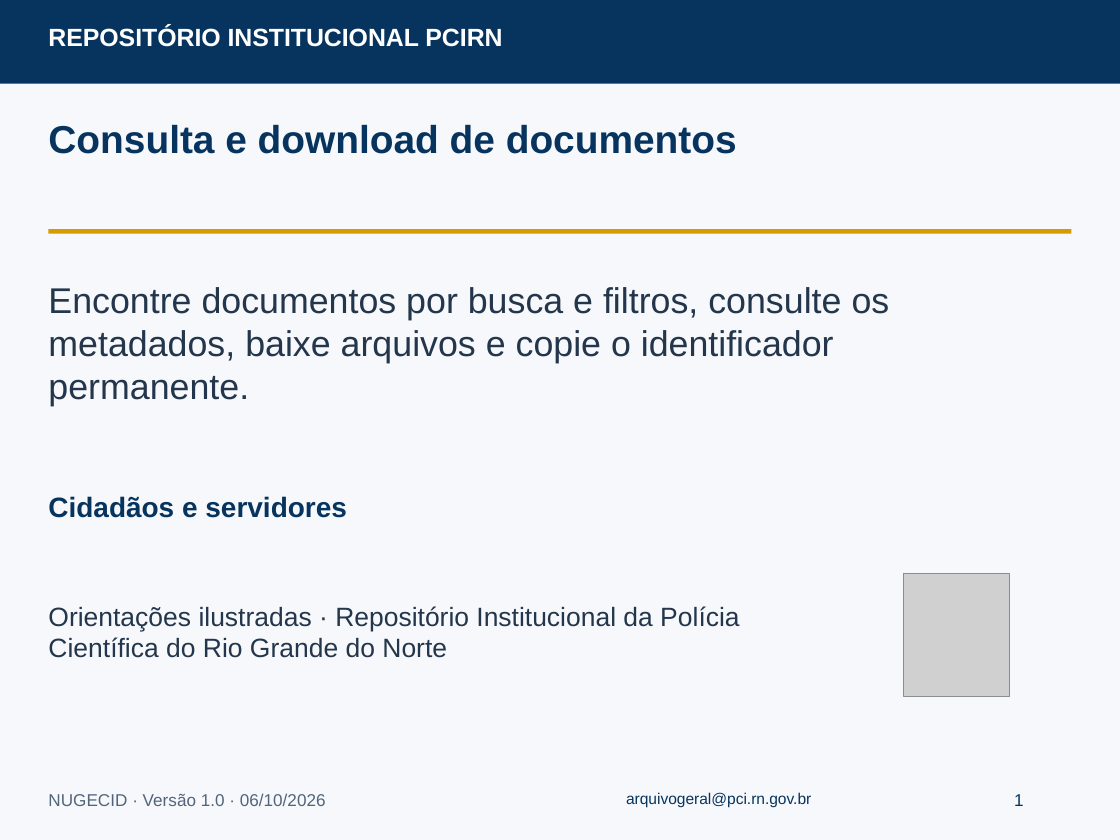
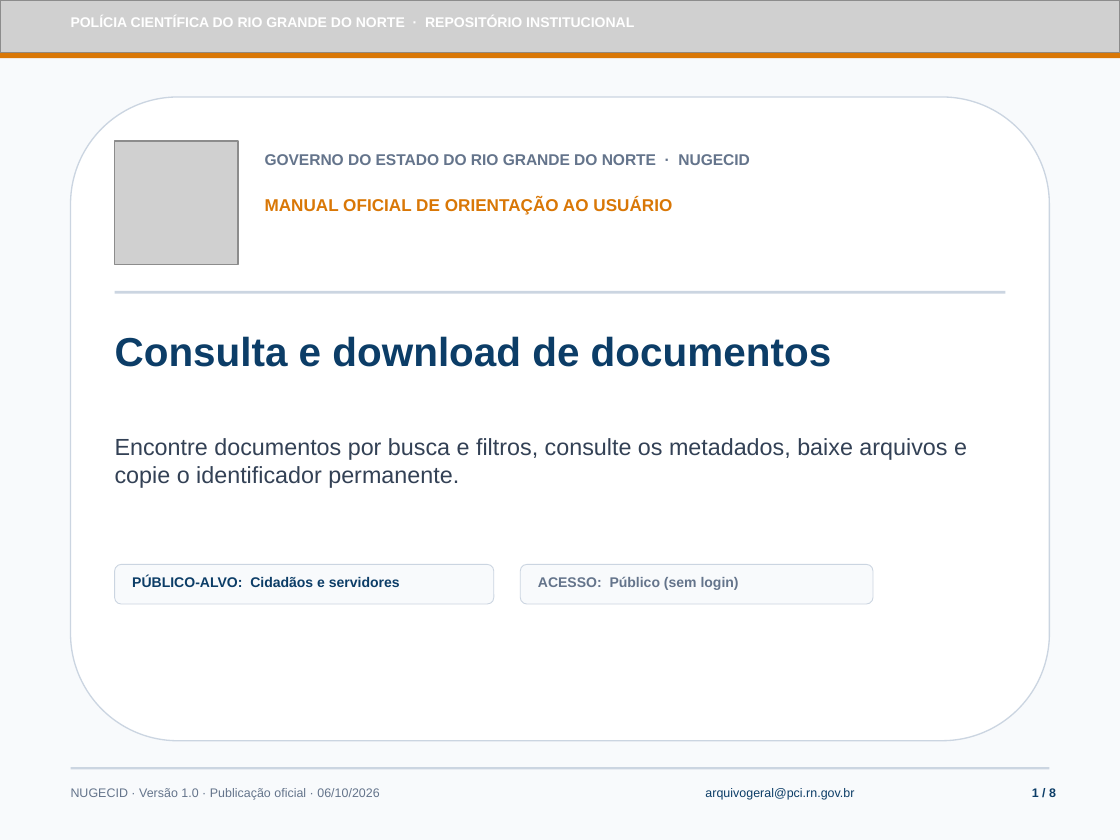
Before and after one commit to kevintestegit/dspace-pcirn, a slide deck: slide 1 of docs/tutoriais/consulta-download.odp. Drawn at 1120x840 pixels with LibreOffice and Linux fonts; fonts in the diff are those of the drawing; grey boxes stand for pictures. Boxes give left, top, right and bottom in pixels: in the first picture for what was removed or moved away, otherwise in the second. Text is boxed around its words. In the diff, an @@ line names an element or a change of style, - is before the commit and + after.

Commit message:
feat(tutoriais): redesign tutorial presentations with official PCIRN visual kit
- Apply official PCIRN visual identity (textured header, coat of arms, gold micro-strip)
- Redesign cover slides, step indicator badges, and 3-stage governance flow
- Replace partial home crop with full homepage capture and search highlight
- Add adaptive viewport framing with operational guidance cards for narrow captures
- Regenerate all 5 tutorial ODP sources and tagged PDF documents
- Bump dspace-angular submodule with updated catalog and exported PDFs

```diff
--- a/docs/tutoriais/consulta-download.odp
+++ b/docs/tutoriais/consulta-download.odp
@@ picture: place and size @@
-picture at (904,573,1009,697)
+picture at (0,0,1120,53)
@@ rectangle at (0,0,1120,840): fill #F6F8FB to #F8FAFC @@
@@ text at (71,18,634,27): text changed; size 16 to 9 pt @@
-REPOSITÓRIO INSTITUCIONAL PCIRN
+POLÍCIA CIENTÍFICA DO RIO GRANDE DO NORTE · REPOSITÓRIO INSTITUCIONAL
@@ rectangle: place and size @@
-rectangle at (0,0,1120,84)
+rectangle at (0,53,1120,58)
@@ rectangle at (0,53,1120,58): fill #07345F to #D97706 @@
@@ rounded rectangle added at (71,97,1049,741), fill #FFFFFF, outline #CBD5E1 0.85 pt @@
@@ picture added at (114,141,237,264) @@
@@ text added at (265,154,750,165), 10 pt, text #64748B, bold @@
+GOVERNO DO ESTADO DO RIO GRANDE DO NORTE · NUGECID
@@ text added at (265,197,672,215), 11 pt, text #D97706, bold @@
+MANUAL OFICIAL DE ORIENTAÇÃO AO USUÁRIO
@@ rectangle: place and size @@
-rectangle at (48,230,1071,234)
+rectangle at (114,291,1005,293)
@@ rectangle at (114,291,1005,293): fill #D79B00 to #CBD5E1 @@
@@ text "Consulta e download de documentos": place and size @@
-text "Consulta e download de documentos" at (48,124,737,154)
+text "Consulta e download de documentos" at (115,336,832,367)
@@ text "Consulta e download de documentos" at (115,336,832,367): size 25 to 26 pt, text colour #07345F to #0C3D67 @@
@@ text "Encontre documentos por busca e ...": place and size @@
-text "Encontre documentos por busca e ..." at (48,287,890,406)
+text "Encontre documentos por busca e ..." at (115,438,967,488)
@@ text "Encontre documentos por busca e ..." at (115,438,967,488): size 23 to 15 pt, text colour #24364B to #334155 @@
@@ rounded rectangle added at (114,564,494,604), fill #F8FAFC, outline #CBD5E1 0.57 pt @@
@@ rounded rectangle added at (521,564,874,604), fill #F8FAFC, outline #CBD5E1 0.57 pt @@
@@ text at (132,576,400,587): text changed; size 18 to 9 pt; text colour #07345F to #0C3D67 @@
-Cidadãos e servidores
+PÚBLICO-ALVO: Cidadãos e servidores
@@ text added at (538,576,739,590), 9 pt, text #64748B, bold @@
+ACESSO: Público (sem login)
@@ text removed at (48,606,739,658) @@
-Orientações ilustradas · Repositório Institucional da Polícia Científica do Rio Grande do Norte
@@ rectangle added at (71,767,1049,769), fill #CBD5E1 @@
@@ text at (71,788,379,800): text changed; size 11 to 8 pt; text colour #52657B to #64748B @@
-NUGECID · Versão 1.0 · 06/10/2026
+NUGECID · Versão 1.0 · Publicação oficial · 06/10/2026
@@ text "arquivogeral@pci.rn.gov.br": place and size @@
-text "arquivogeral@pci.rn.gov.br" at (626,792,811,808)
+text "arquivogeral@pci.rn.gov.br" at (705,788,854,800)
@@ text "arquivogeral@pci.rn.gov.br" at (705,788,854,800): size 10 to 8 pt, text colour #07345F to #0C3D67 @@
@@ text at (1032,787,1056,800): text changed; size 11 to 8 pt; text colour #07345F to #0C3D67; bold on @@
-1
+1 / 8
```
Also in this commit, not shown: 7 other slides changed, 12 other files.
